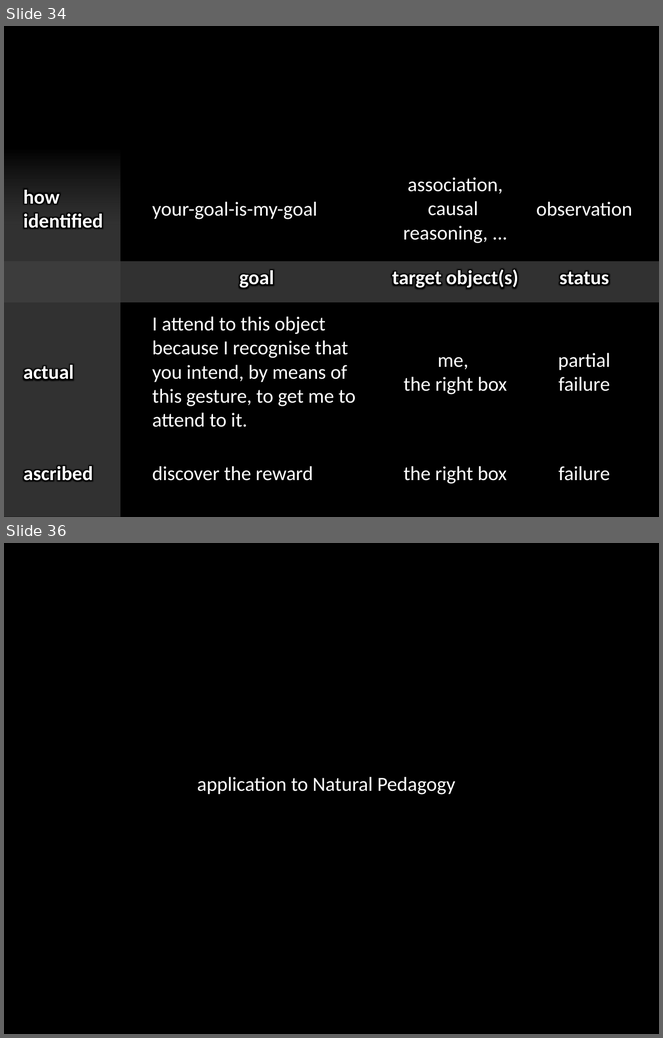
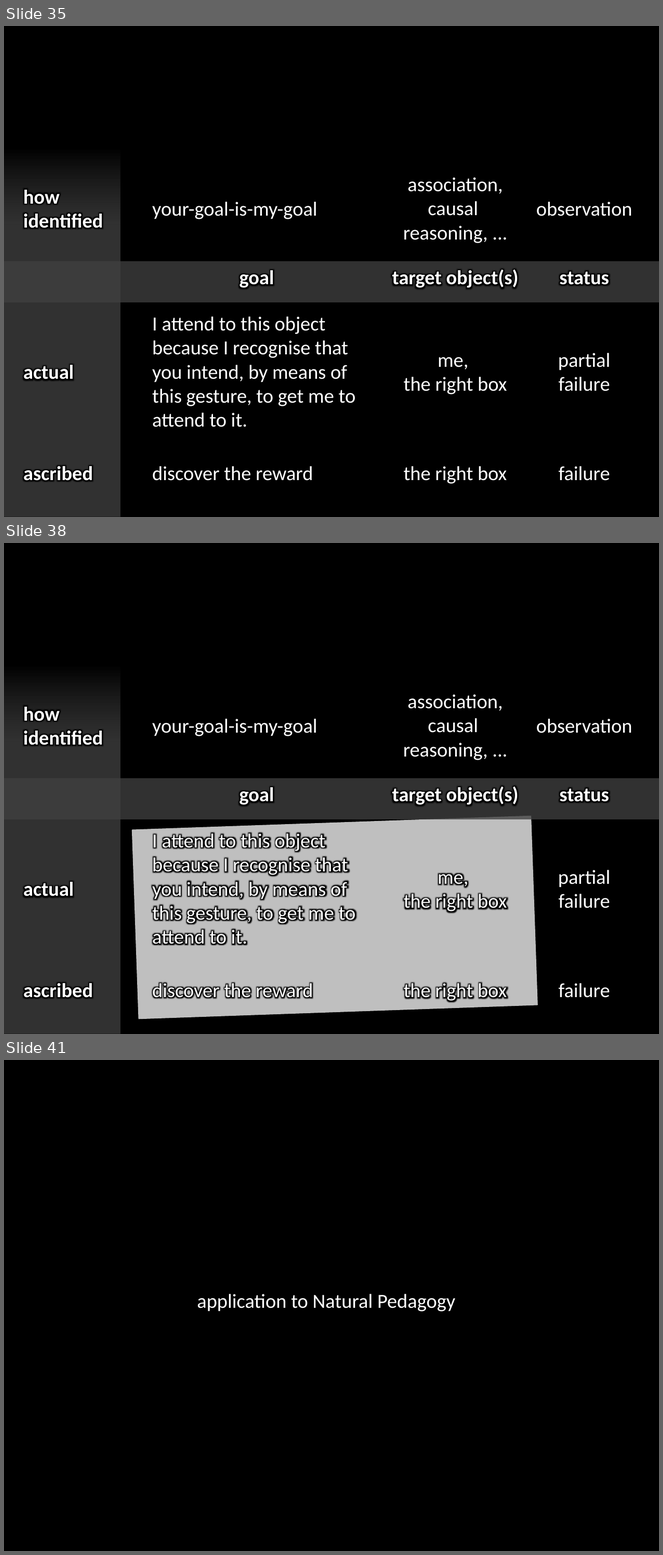
Before and after one commit to butterfill/lecture_mindreading_joint_action_philosophical_tools, a slide deck: lecture09 interacting mindreaders/lecture09 interacting mindreaders.pptx. Shown one above the other, each under a label of ours: slides 34 and 36 before the commit, slides 35, 38 and 41 after it; the slides between them are not shown. The pictures are 663x1038 and 663x1555 pixels, drawn with LibreOffice and Linux fonts; fonts in the diff are those of the drawing. Boxes give left, top, right and bottom in pixels: in the first picture for what was removed or moved away, otherwise in the second. Text is boxed around its words. In the diff, an @@ line names an element or a change of style, - is before the commit and + after.

```diff
--- a/lecture09 interacting mindreaders/lecture09 interacting mindreaders.pptx
+++ b/lecture09 interacting mindreaders/lecture09 interacting mindreaders.pptx
@@ slide 38 added at [4, 543, 659, 1034], background #000000 @@
@@ rectangle added at [4, 665, 120, 1034], fill gradient #404040 to #595959 @@
@@ text added at [403, 694, 503, 760], 22 pt, text #FFFFFF @@
+association,
+causal
+reasoning, ...
@@ text added at [23, 707, 103, 746], 22 pt, text #FFFFFF, bold @@
+how
+identified
@@ text added at [152, 719, 318, 736], 22 pt, text #FFFFFF @@
+your-goal-is-my-goal
@@ text added at [536, 719, 633, 733], 22 pt, text #FFFFFF @@
+observation
@@ rectangle added at [4, 778, 659, 820], fill #404040 at 78% opacity @@
@@ text added at [240, 787, 274, 806], 22 pt, text #FFFFFF, bold @@
+goal
@@ text added at [392, 786, 519, 806], 22 pt, text #FFFFFF, bold @@
+target object(s)
@@ text added at [559, 788, 609, 802], 22 pt, text #FFFFFF, bold @@
+status
@@ rectangle added at [132, 817, 538, 1020], fill #BFBFBF, outline #BFBFBF 0.75 pt @@
@@ text added at [152, 832, 356, 946], 22 pt, text #FFFFFF @@
+I attend to this object because I recognise that you intend, by means of this gesture, to get me to attend to it.
@@ text added at [558, 870, 611, 909], 22 pt, text #FFFFFF @@
+partial
+failure
@@ text added at [23, 882, 74, 898], 22 pt, text #FFFFFF, bold @@
+actual
@@ text added at [404, 873, 507, 913], 22 pt, text #FFFFFF @@
+me,
+the right box
@@ text added at [23, 983, 93, 999], 22 pt, text #FFFFFF, bold @@
+ascribed
@@ text added at [152, 982, 313, 999], 22 pt, text #FFFFFF @@
+discover the reward
@@ text added at [404, 982, 507, 1003], 22 pt, text #FFFFFF @@
+the right box
@@ text added at [559, 983, 610, 998], 22 pt, text #FFFFFF @@
+failure
@@ what was slide 34 is now slide 35 @@
@@ what was slide 36 is now slide 41 @@
```
Also in this commit, not shown: 3 slides changed, 4 other slides added, 1 slide removed.
